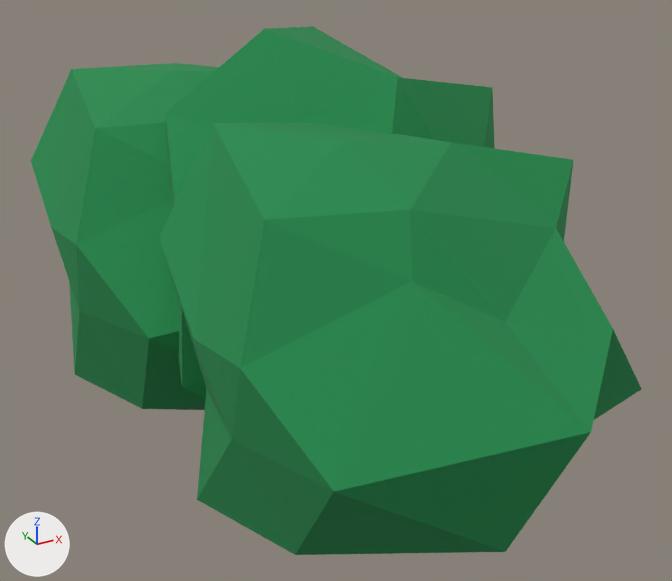
Renders of the glTF model src/models/Bush.glb from each side of a commit.
One viewpoint serves both versions: a camera (50 mm lens) standing at (-3.15, -6.81, 4.68) and looking at (0.44, -0.28, 1.41). Arrows for +X, +Y and +Z are at lower left; the lights stay in place. Vertices at the same position are counted once.
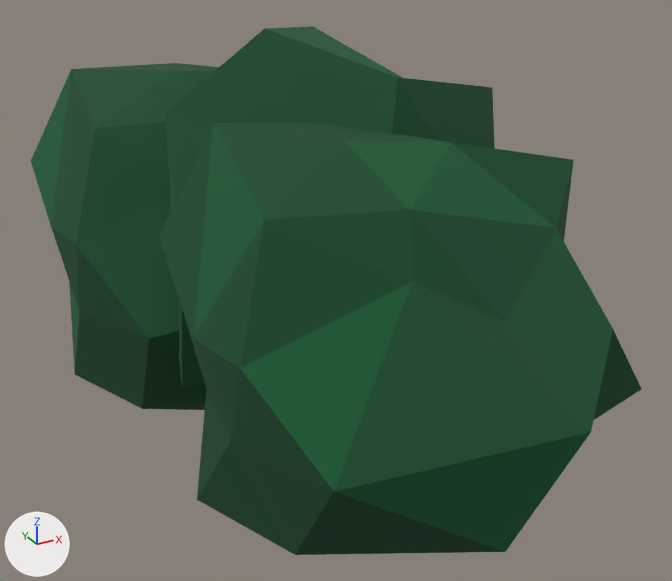
Boxes (x1, y1, x2, y2) around the edits, measured in the pictures (672 x 581 px):
```json
{"object": "Icosphere.001", "change": "recoloured, surface changed", "before": [159, 26, 641, 555], "after": [159, 26, 641, 555]}
{"object": "Icosphere", "change": "recoloured, surface changed", "before": [31, 63, 219, 410], "after": [31, 63, 219, 410]}
{"part": 1, "of": "me_icosphere", "change": "recoloured", "before": [31, 71, 79, 372], "after": [31, 71, 79, 372]}
{"part": 2, "of": "me_icosphere_001", "change": "recoloured", "before": [160, 26, 591, 552], "after": [160, 26, 591, 552]}
```

The change, as JSON lines over the scene's bpy script:
```json
{"op": "set", "path": "mat_leaves.base_color", "old": "(0.0144, 0.254, 0.073)", "new": "(0.00567, 0.0698, 0.0223)", "note": "green #208a4c -> dark green #114b29"}
{"op": "add", "block": "mat_leaves2", "code": ["mat_leaves2 = principled_material('Leaves2')", "mat_leaves2.base_color = (0.00745, 0.105, 0.032)  # dark green #155b32", "mat_leaves2.roughness = 1.0"]}
{"block": "me_icosphere", "where": "me_icosphere.from_pydata(...)  # 42 vertices, 80 faces; spans x -1.61..1.86, y -2.07..1.71, z -1.08..2.13"}
{"block": "me_icosphere", "where": "# used by ob_icosphere; location = (0.0, 1.28, 1.006)"}
{"block": "me_icosphere", "change": "me_icosphere part 1: 8 faces spanning x -1.61..1.82, y -0.53..1.71, z -0.75..2.08 switch from mat_leaves (green #208a4c) to mat_leaves2 (dark green #155b32)"}
{"block": "me_icosphere_001", "where": "me_icosphere_001.from_pydata(...)  # 84 vertices, 160 faces; spans x -1.54..1.96, y -3.11..2.43, z -1.36..2.44"}
{"block": "me_icosphere_001", "where": "# used by ob_icosphere_001; location = (0.366, -0.087, 1.122)"}
{"block": "me_icosphere_001", "change": "me_icosphere_001 part 2: 19 faces spanning x -1.54..1.96, y -3.11..2.17, z -1.36..2.44 switch from mat_leaves (green #208a4c) to mat_leaves2 (dark green #155b32)"}
```
